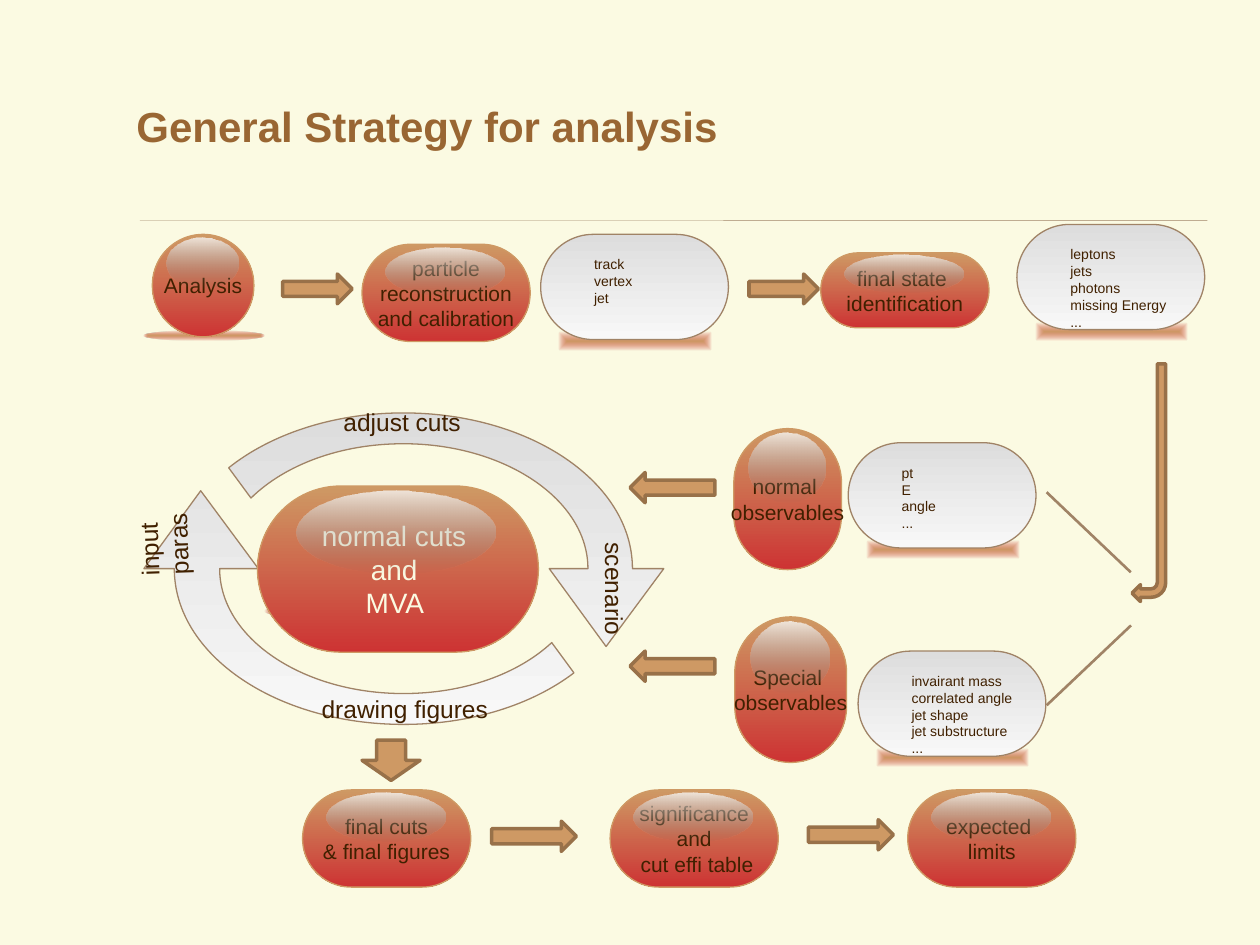
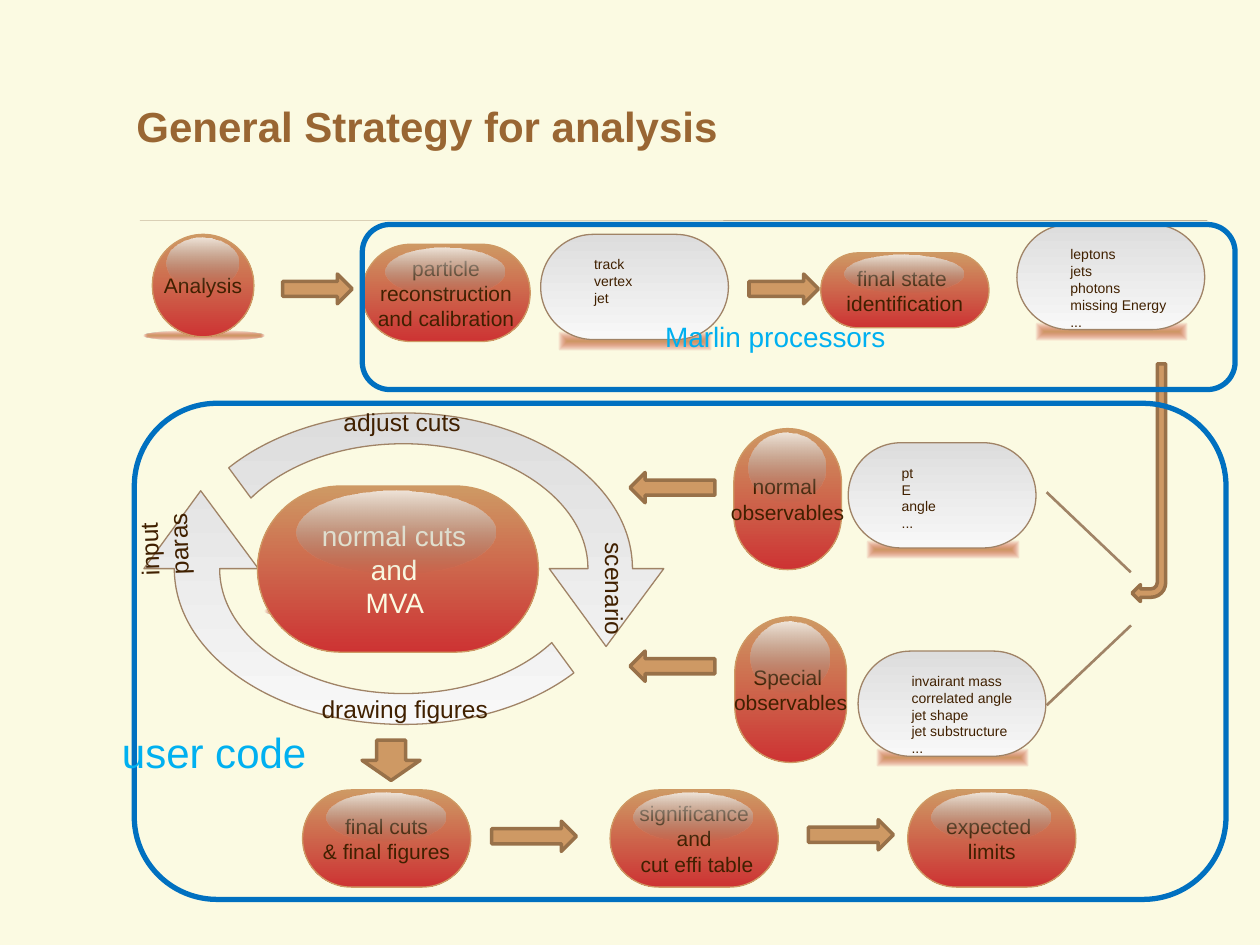
Before and after one commit to YancyW/BASDA, a slide deck: slide 3 of doc/BASDA_Introduction.pptx. Drawn at 1260x945 pixels with LibreOffice and Linux fonts; fonts in the diff are those of the drawing; background and template pictures are left out. Boxes give left, top, right and bottom in pixels: in the first picture for what was removed or moved away, otherwise in the second. Text is boxed around its words. In the diff, an @@ line names an element or a change of style, - is before the commit and + after.

```diff
--- a/doc/BASDA_Introduction.pptx
+++ b/doc/BASDA_Introduction.pptx
@@ rounded rectangle added at <box>363,224,1236,389</box>, outline #0070C0 3 pt @@
@@ text added at <box>665,326,886,353</box>, 16 pt, text #00B0F0 @@
+Marlin processors
@@ rounded rectangle added at <box>135,403,1226,900</box>, outline #0070C0 3 pt @@
@@ text added at <box>122,735,306,777</box>, 24 pt, text #00B0F0 @@
+user code
```
Also in this commit, not shown: 13 other slides changed, 6 slides added, 24 slides removed, 28 other files.
